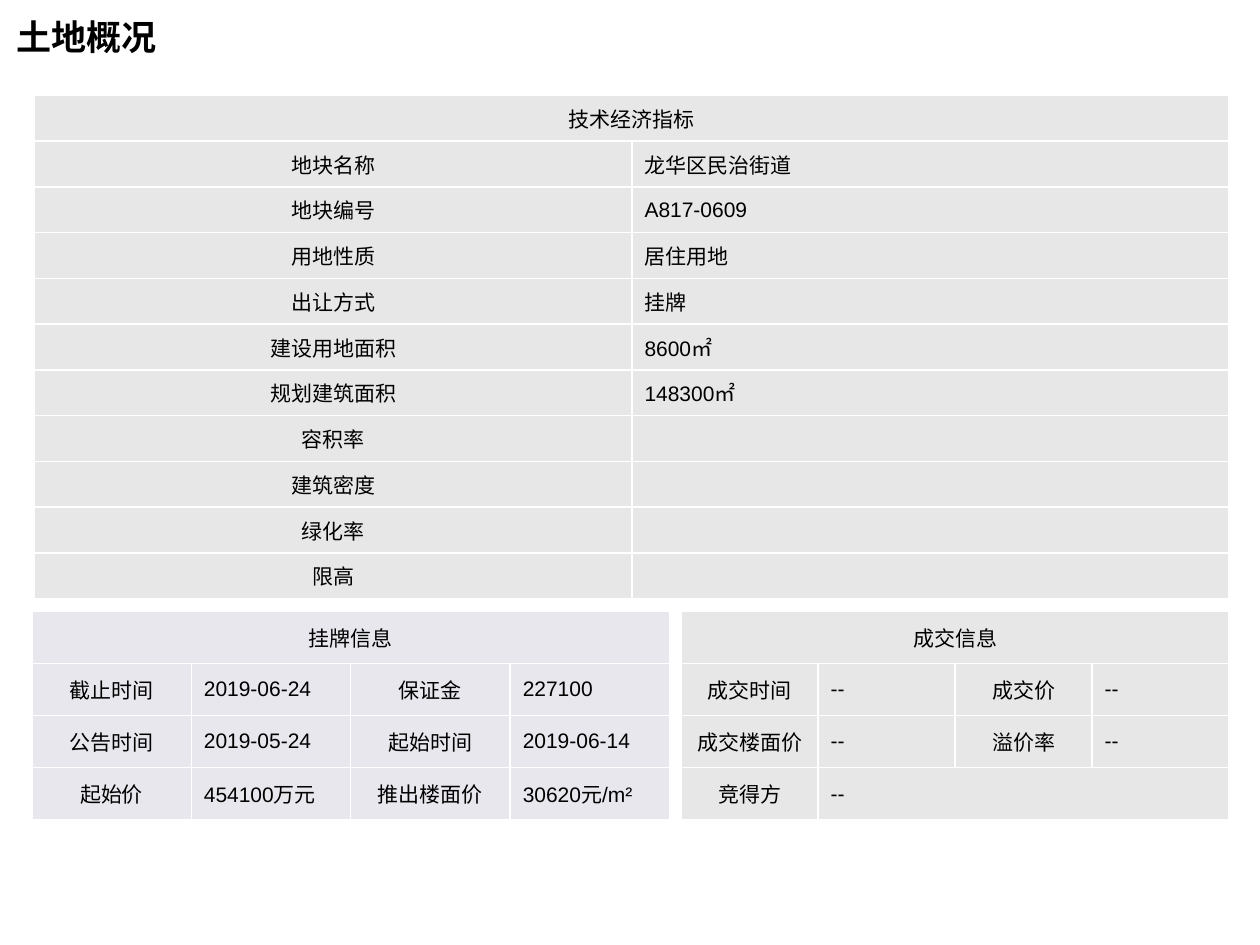
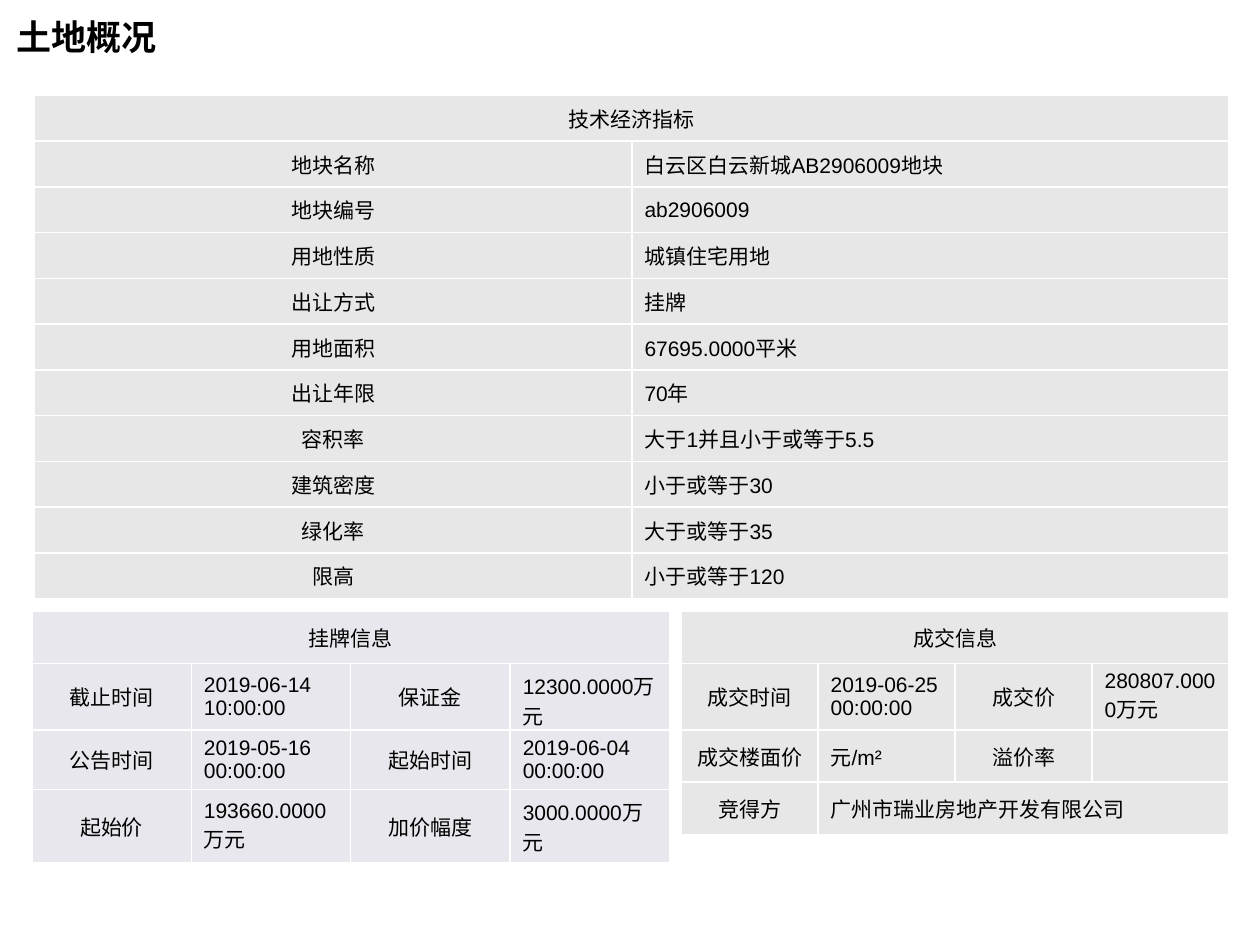
Before and after one commit to lizhou828/python_hello_world, a slide deck: slide 14 of helloWorld/ppt_template/diyun_land_report_result.pptx. Drawn at 1260x945 pixels with LibreOffice and Linux fonts; fonts in the diff are those of the drawing; background and template pictures are left out. Boxes give left, top, right and bottom in pixels: in the first picture for what was removed or moved away, otherwise in the second. Text is boxed around its words. In the diff, an @@ line names an element or a change of style, - is before the commit and + after.

```diff
--- a/helloWorld/ppt_template/diyun_land_report_result.pptx
+++ b/helloWorld/ppt_template/diyun_land_report_result.pptx
@@ table at [35, 96, 1230, 598] @@
-row 2, column 2: 龙华区民治街道
+row 2, column 2: 白云区白云新城AB2906009地块
-row 3, column 2: A817-0609
+row 3, column 2: ab2906009
-row 4, column 2: 居住用地
+row 4, column 2: 城镇住宅用地
-row 6, column 1: 建设用地面积
+row 6, column 1: 用地面积
-row 6, column 2: 8600㎡
+row 6, column 2: 67695.0000平米
-row 7, column 1: 规划建筑面积
+row 7, column 1: 出让年限
-row 7, column 2: 148300㎡
+row 7, column 2: 70年
-row 8, column 2: 
+row 8, column 2: 大于1并且小于或等于5.5
-row 9, column 2: 
+row 9, column 2: 小于或等于30
-row 10, column 2: 
+row 10, column 2: 大于或等于35
-row 11, column 2: 
+row 11, column 2: 小于或等于120
@@ table at [32, 611, 672, 852] @@
-row 2, column 2: 2019-06-24
+row 2, column 2: 2019-06-14 10:00:00
-row 2, column 4: 227100
+row 2, column 4: 12300.0000万元
-row 3, column 2: 2019-05-24
+row 3, column 2: 2019-05-16 00:00:00
-row 3, column 4: 2019-06-14
+row 3, column 4: 2019-06-04 00:00:00
-row 4: 起始价 | 454100万元 | 推出楼面价 | 30620元/m²
+row 4: 起始价 | 193660.0000万元 | 加价幅度 | 3000.0000万元
@@ table at [682, 611, 1231, 867] @@
-row 2, column 2: --
+row 2, column 2: 2019-06-25 00:00:00
-row 2, column 4: --
+row 2, column 4: 280807.0000万元
-row 3, column 2: --
+row 3, column 2: 元/m²
-row 3, column 4: --
+row 3, column 4: 
-row 4, column 2: --
+row 4, column 2: 广州市瑞业房地产开发有限公司
```
Also in this commit, not shown: 1 other slide changed, 1 slide added, 1 slide removed, 5 other files.
